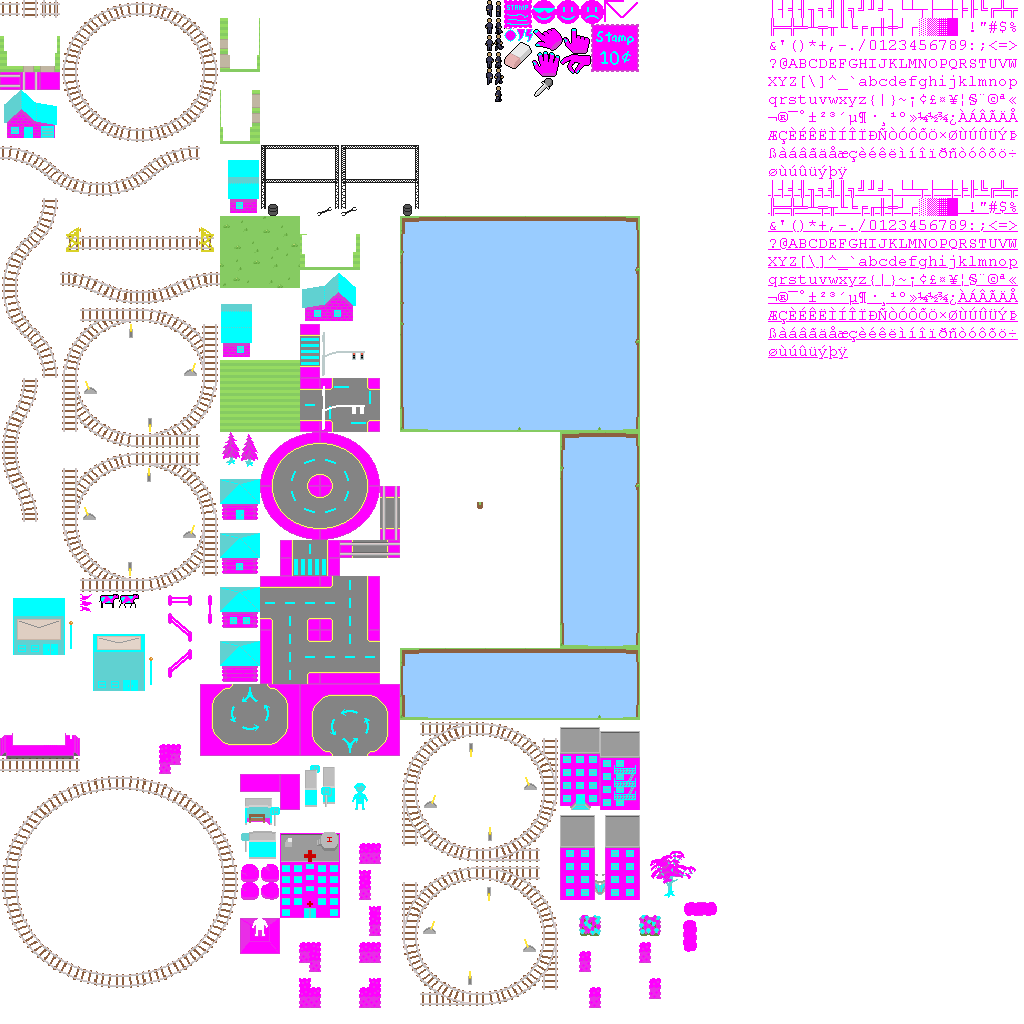
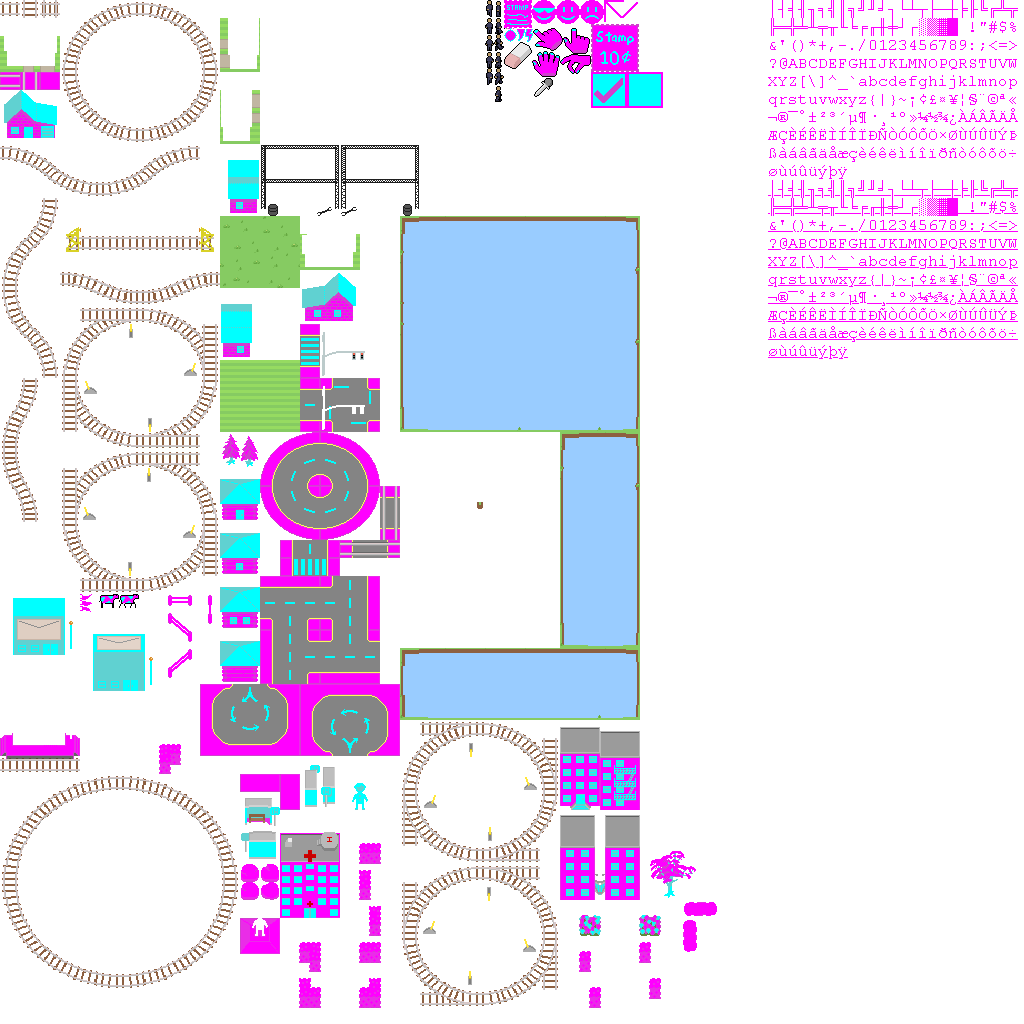
Revision of a layered (1024, 1024) image; what changed, layer by layer:
painted on "base.png copy" over [228, 72, 663, 443]
